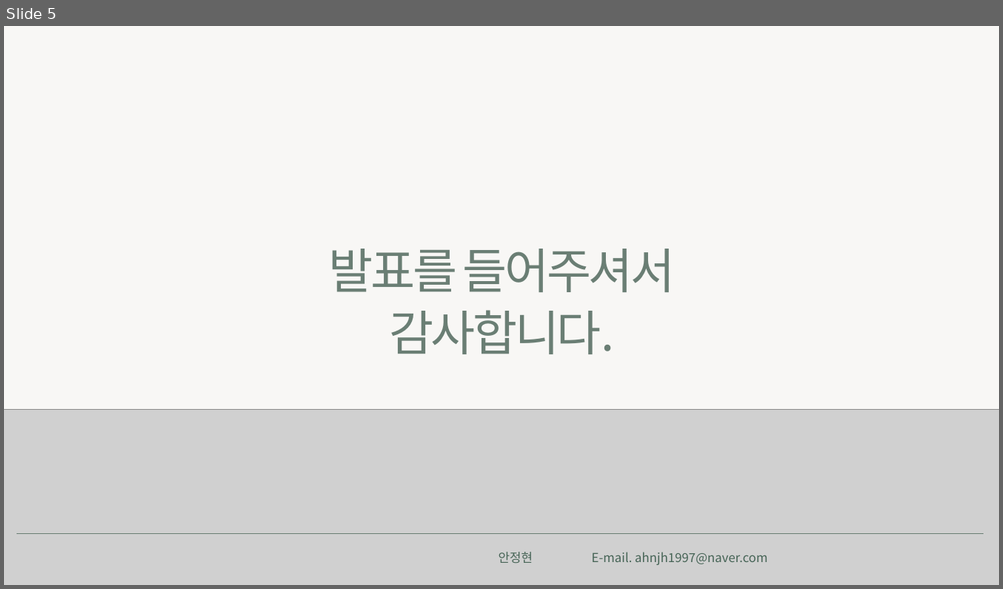
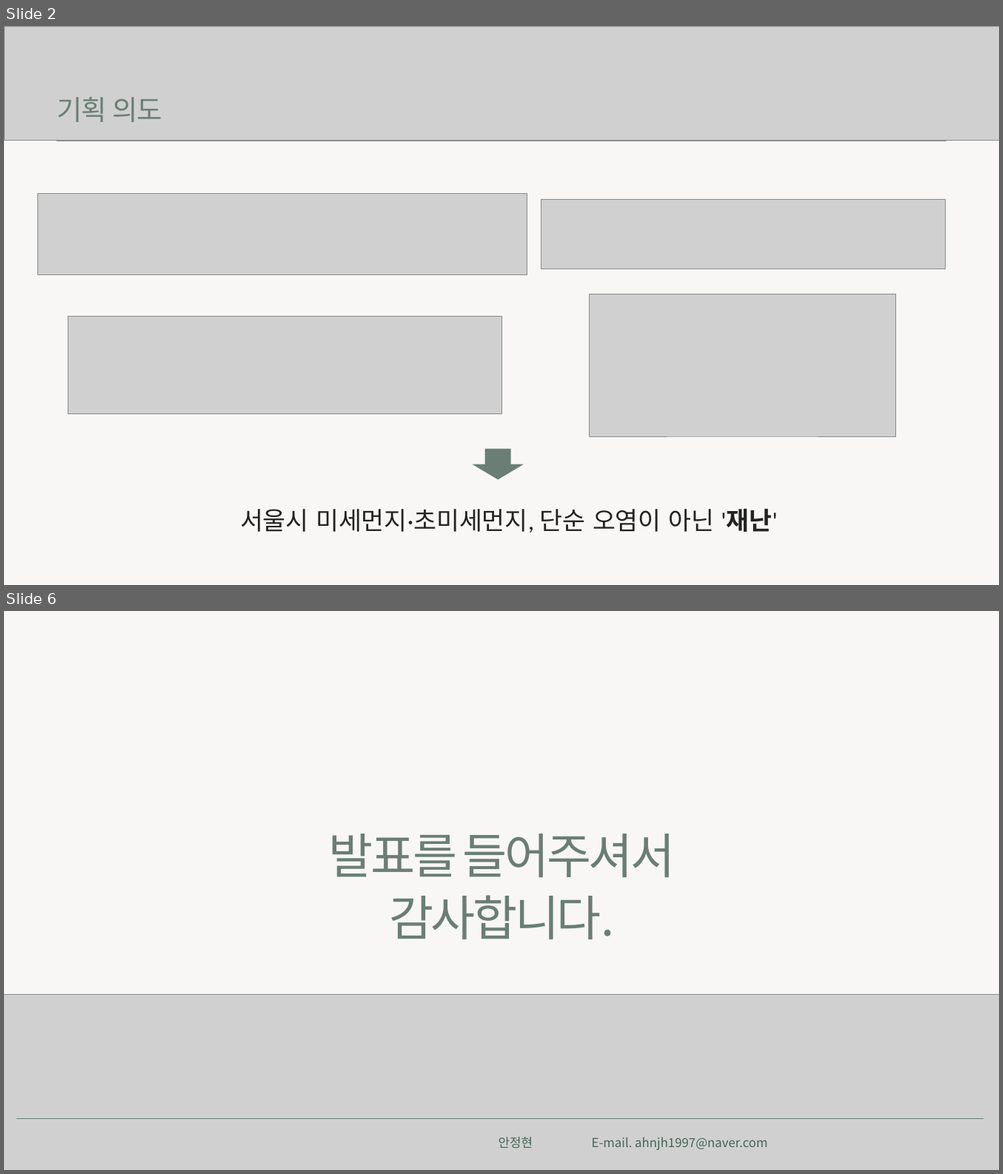
Before and after one commit to ahnjh97/JeongHyunAhn-AI-Project, a slide deck: 1차 Project(Flask,머신러닝)/1. 기획서.pptx. Shown one above the other, each under a label of ours: slide 5 before the commit, slides 2 and 6 after it; the slides between them are not shown. The pictures are 1003x589 and 1003x1174 pixels, drawn with LibreOffice and Linux fonts; fonts in the diff are those of the drawing; grey boxes stand for pictures. Boxes give left, top, right and bottom in pixels: in the first picture for what was removed or moved away, otherwise in the second. Text is boxed around its words. In the diff, an @@ line names an element or a change of style, - is before the commit and + after.

Commit message:
기획서 수정
1. 기획의도 신문기사 및 키워드 위주로 변경
2. 개발목표 글씨 위주에서 이미지 및 간단한 설명 위주로 변경

```diff
--- a/1차 Project(Flask,머신러닝)/1. 기획서.pptx
+++ b/1차 Project(Flask,머신러닝)/1. 기획서.pptx
@@ slide 2 added at [4, 26, 999, 585], background #F8F7F5 @@
@@ picture added at [4, 26, 999, 140] @@
@@ text added at [57, 97, 162, 122], 53.3 pt, text #6A7E74 @@
+기획 의도
@@ picture added at [57, 141, 945, 141] @@
@@ picture added at [37, 193, 527, 275] @@
@@ picture added at [540, 199, 944, 269] @@
@@ picture added at [589, 294, 895, 437] @@
@@ picture added at [68, 317, 501, 414] @@
@@ down arrow added at [472, 449, 523, 480], fill #6A7E74 @@
@@ text added at [240, 509, 777, 533], 48 pt, text #222222 @@
+서울시 미세먼지·초미세먼지, 단순 오염이 아닌 '재난'
@@ what was slide 5 is now slide 6 @@
```
Also in this commit, not shown: 2 slides changed, 2 other slides added, 2 slides removed.
